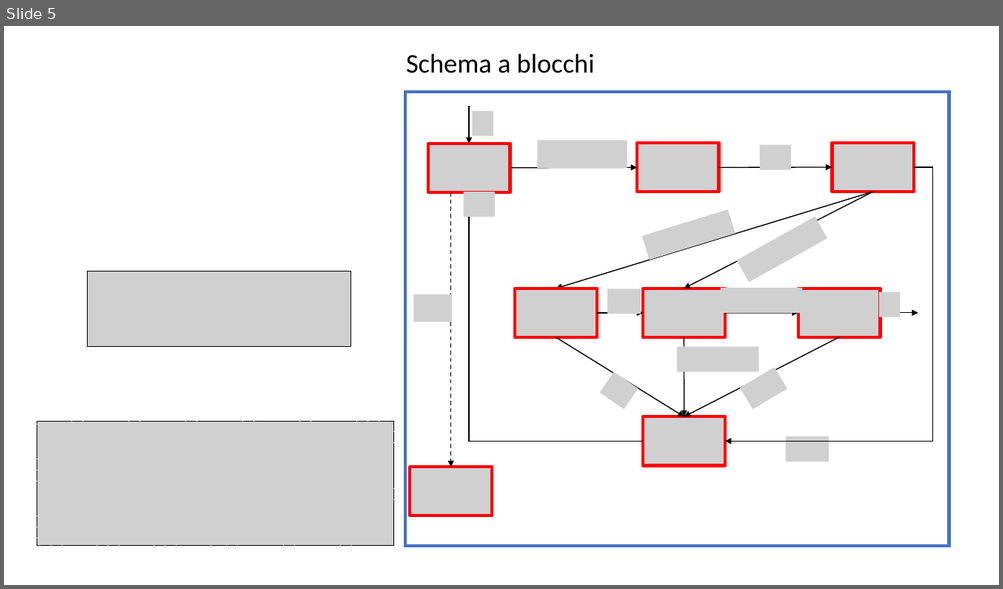
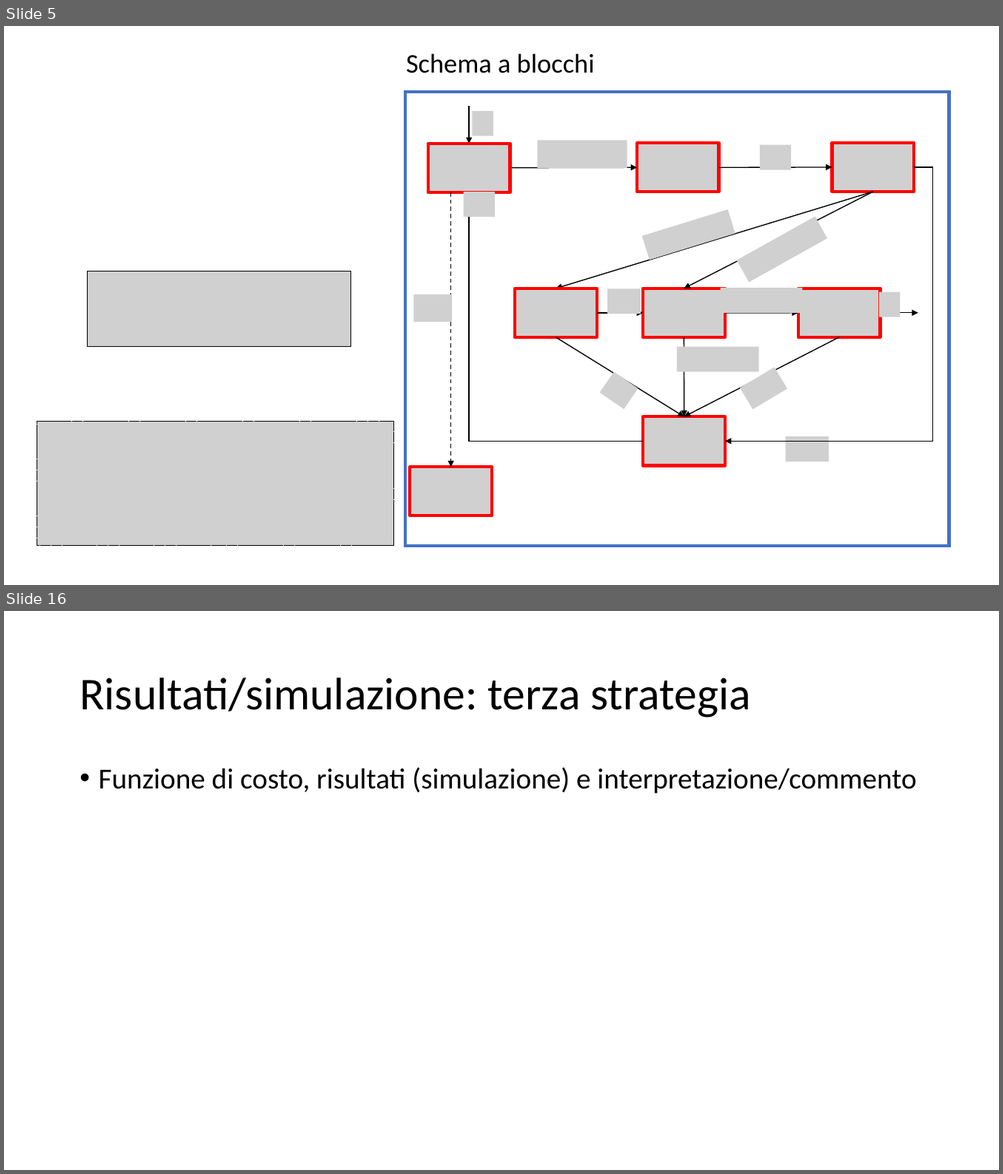
Before and after one commit to spbisc97/covid-optimal-control, a slide deck: PowerPoint/Optimal control strategies to prevent the hospital beds collapse during COVID-19 outbreak.pptx. Shown one above the other, each under a label of ours: slide 5 before the commit, slides 5 and 16 after it; the slides between them are not shown. The pictures are 1003x589 and 1003x1174 pixels, drawn with LibreOffice and Linux fonts; fonts in the diff are those of the drawing; grey boxes stand for pictures. Boxes give left, top, right and bottom in pixels: in the first picture for what was removed or moved away, otherwise in the second. Text is boxed around its words. In the diff, an @@ line names an element or a change of style, - is before the commit and + after.

```diff
--- a/PowerPoint/Optimal control strategies to prevent the hospital beds collapse during COVID-19 outbreak.pptx
+++ b/PowerPoint/Optimal control strategies to prevent the hospital beds collapse during COVID-19 outbreak.pptx
@@ slide 16 added at bbox=[4, 611, 999, 1170], background #FFFFFF @@
@@ title added at bbox=[79, 678, 751, 718], 44 pt, text #000000 @@
+Risultati/simulazione: terza strategia
@@ text added at bbox=[99, 767, 916, 794], 28 pt, text #000000 @@
+• Funzione di costo, risultati (simulazione) e interpretazione/commento
```
Also in this commit, not shown: 13 other slides added.
